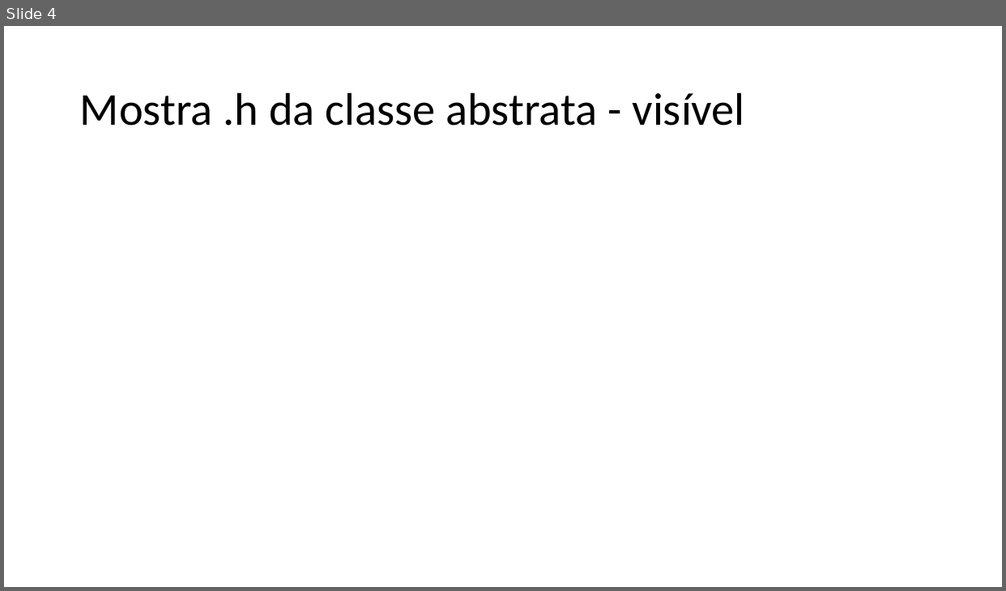
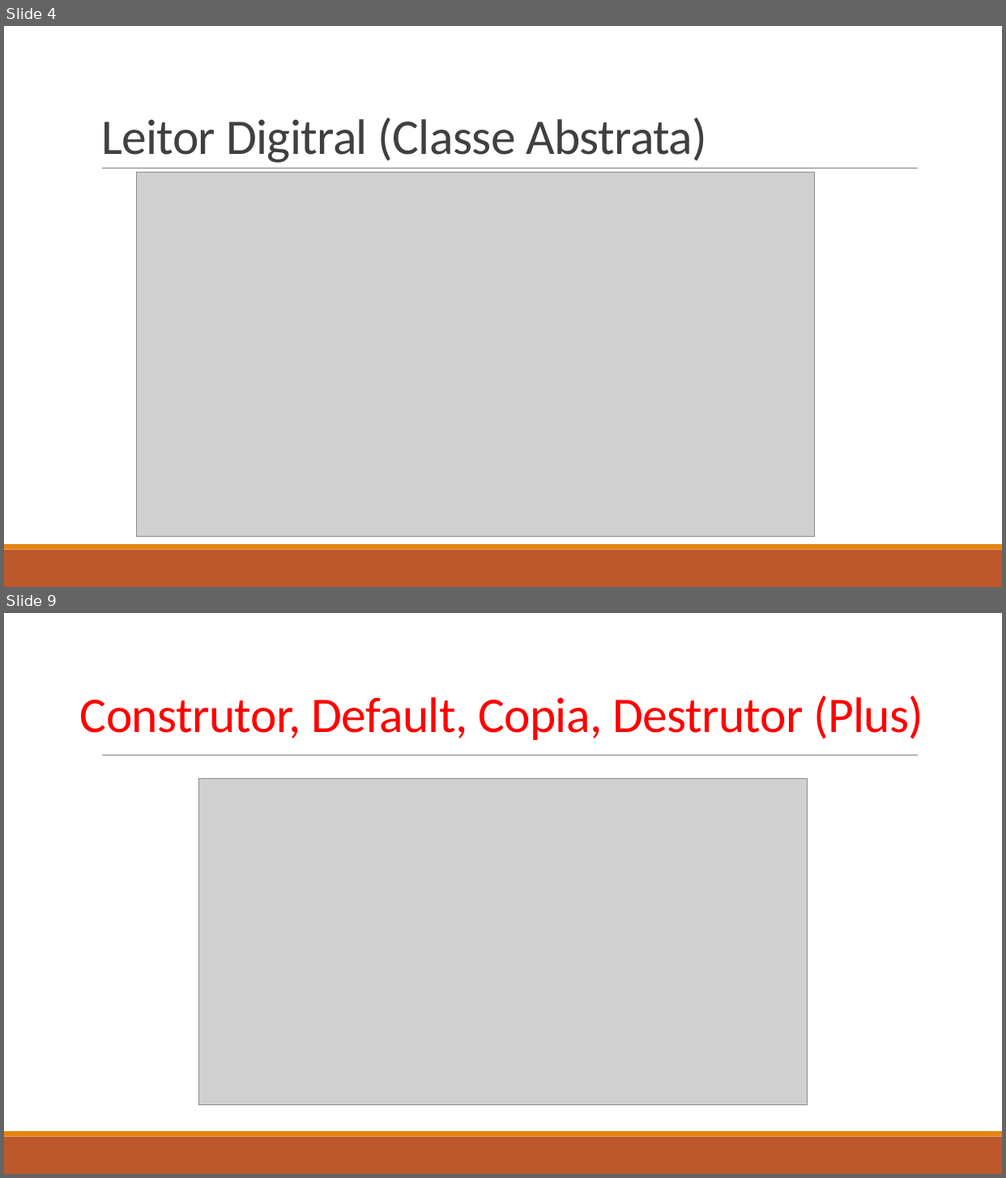
Before and after one commit to R-ronivaldo/LeitorDigital-Polimorfismo-, a slide deck: Requisitos Polimorfismo (1).pptx. Shown one above the other, each under a label of ours: slide 4 before the commit, slides 4 and 9 after it; the slides between them are not shown. The pictures are 1006x591 and 1006x1178 pixels, drawn with LibreOffice and Linux fonts; fonts in the diff are those of the drawing; grey boxes stand for pictures. Boxes give left, top, right and bottom in pixels: in the first picture for what was removed or moved away, otherwise in the second. Text is boxed around its words. In the diff, an @@ line names an element or a change of style, - is before the commit and + after.

```diff
--- a/Requisitos Polimorfismo (1).pptx
+++ b/Requisitos Polimorfismo (1).pptx
@@ slide 9 added at bbox=[4, 613, 1002, 1174], background #FFFFFF; not listed: 3 template elements that a slide beside it also shows @@
@@ title added at bbox=[80, 696, 923, 740], 48 pt, text #FF0000 @@
+Construtor, Default, Copia, Destrutor (Plus)
@@ picture added at bbox=[198, 779, 808, 1105] @@
@@ slide 4 changed as well @@
@@ title "Leitor Digitral (Classe Abstrata)" at bbox=[101, 118, 707, 163]: vertical alignment middle to bottom @@
@@ title at bbox=[101, 118, 707, 163]: text changed; size 44 to 48 pt; text colour #000000 to #404040 @@
-Mostra .h da classe abstrata - visível
+Leitor Digitral (Classe Abstrata)
@@ line added from (102, 169) to (918, 169), #808080 0.5 pt @@
@@ picture added at bbox=[136, 172, 814, 537] @@
@@ rectangle added at bbox=[4, 550, 1002, 587], fill #BD582C @@
@@ rectangle added at bbox=[4, 544, 1002, 550], fill #E48312 @@
```
Also in this commit, not shown: 5 other slides changed, 9 other slides added, 10 slides removed, 21 other files.
